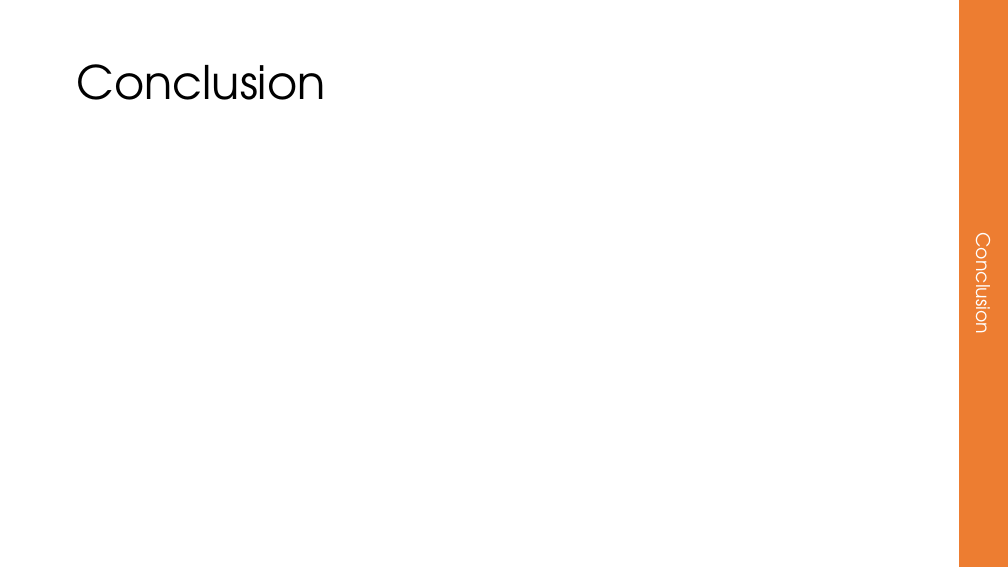
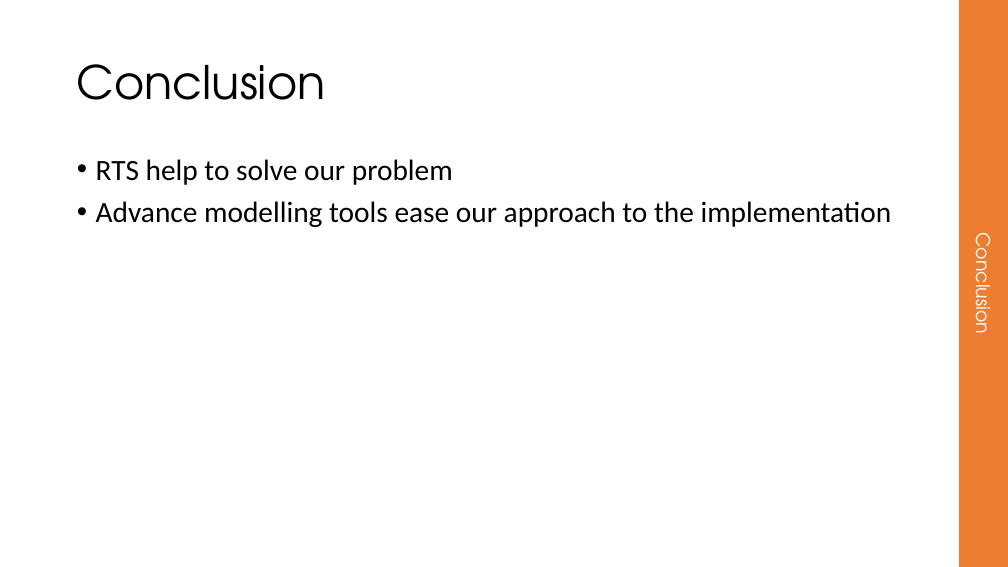
Before and after one commit to Embineer/Embineer, a slide deck: slide 15 of presentation/Autonomous traffic system presentation.pptx (slide 14 before the commit). Drawn at 1008x567 pixels with LibreOffice and Linux fonts; fonts in the diff are those of the drawing. Boxes give left, top, right and bottom in pixels: in the first picture for what was removed or moved away, otherwise in the second. Text is boxed around its words. In the diff, an @@ line names an element or a change of style, - is before the commit and + after.

Commit message:
update

```diff
--- a/presentation/Autonomous traffic system presentation.pptx
+++ b/presentation/Autonomous traffic system presentation.pptx
@@ text added at (x1=96, y1=159, x2=892, y2=227), 28 pt, text #000000 @@
+• RTS help to solve our problem
+• Advance modelling tools ease our approach to the implementation
```
Also in this commit, not shown: 1 other slide changed.
